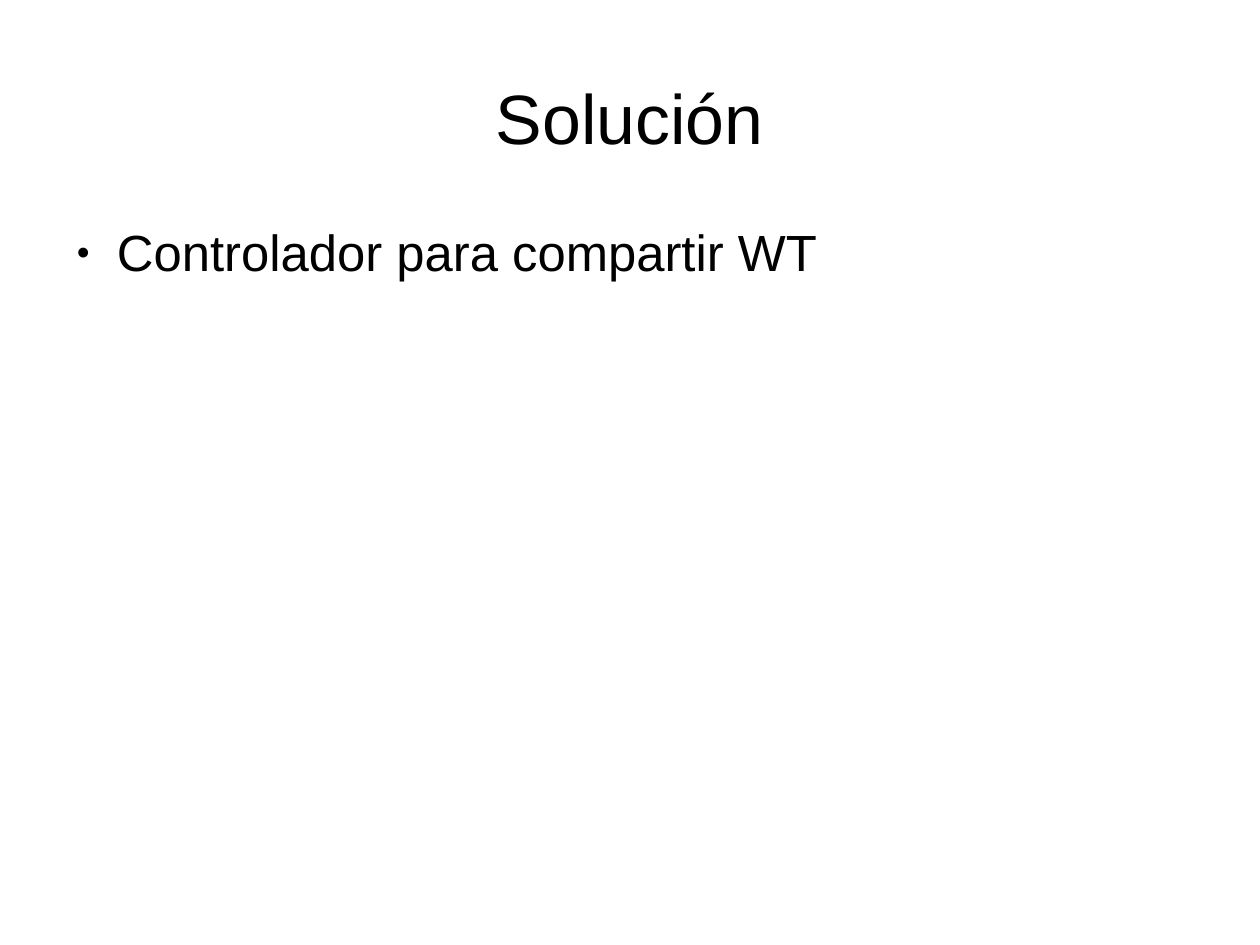
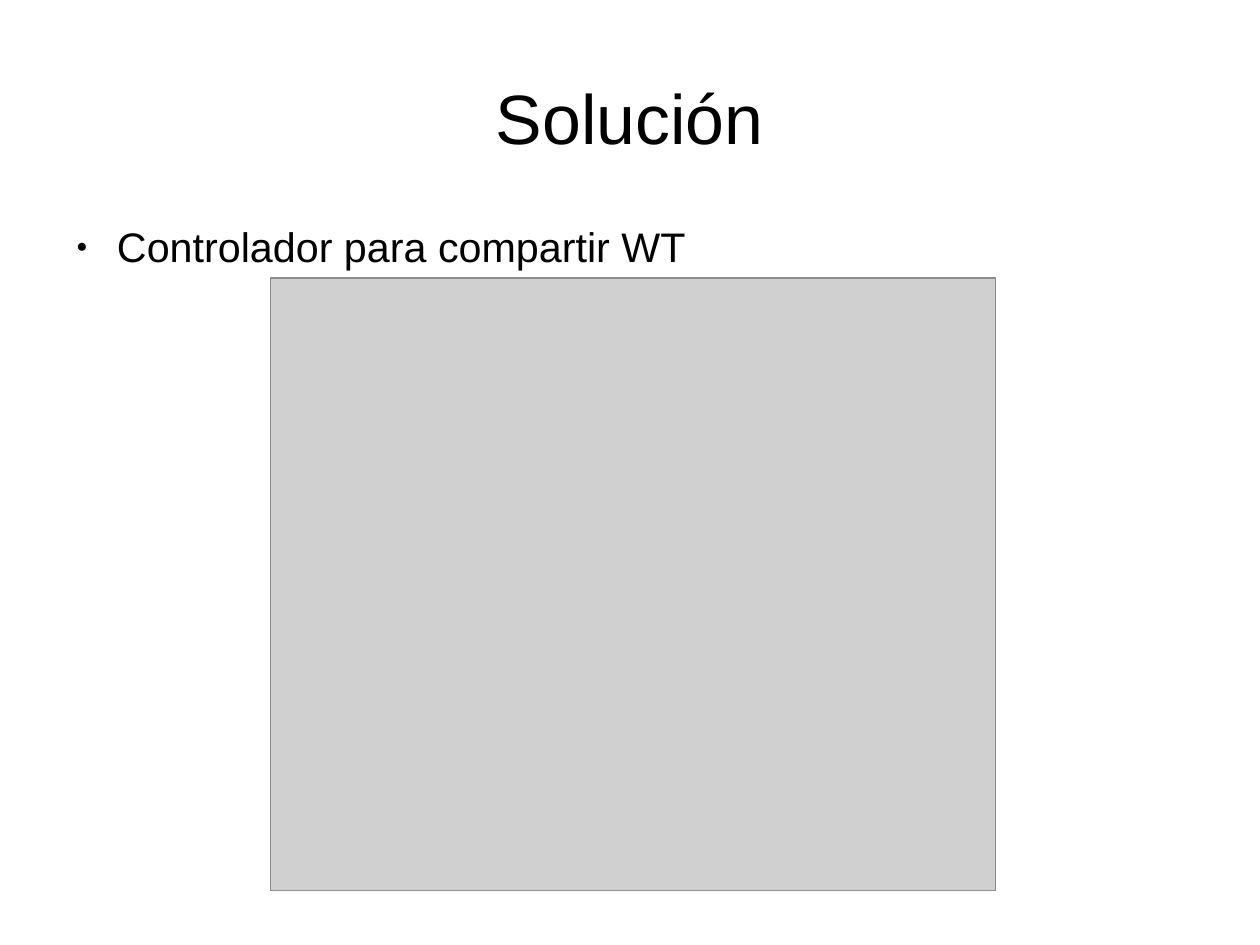
Before and after one commit to danielsalgadop/sac, a slide deck: slide 8 of docs/presentation/social_access_controller.odp (slide 6 before the commit). Drawn at 1260x945 pixels with LibreOffice and Linux fonts; fonts in the diff are those of the drawing; grey boxes stand for pictures. Boxes give left, top, right and bottom in pixels: in the first picture for what was removed or moved away, otherwise in the second. Text is boxed around its words. In the diff, an @@ line names an element or a change of style, - is before the commit and + after.

```diff
--- a/docs/presentation/social_access_controller.odp
+++ b/docs/presentation/social_access_controller.odp
@@ text "Controlador para compartir WT" at (x1=117, y1=232, x2=685, y2=270): size 32 to 26 pt @@
@@ picture added at (x1=271, y1=278, x2=996, y2=891) @@
```
Also in this commit, not shown: 3 other slides changed, 1 slide added, 5 other files.
